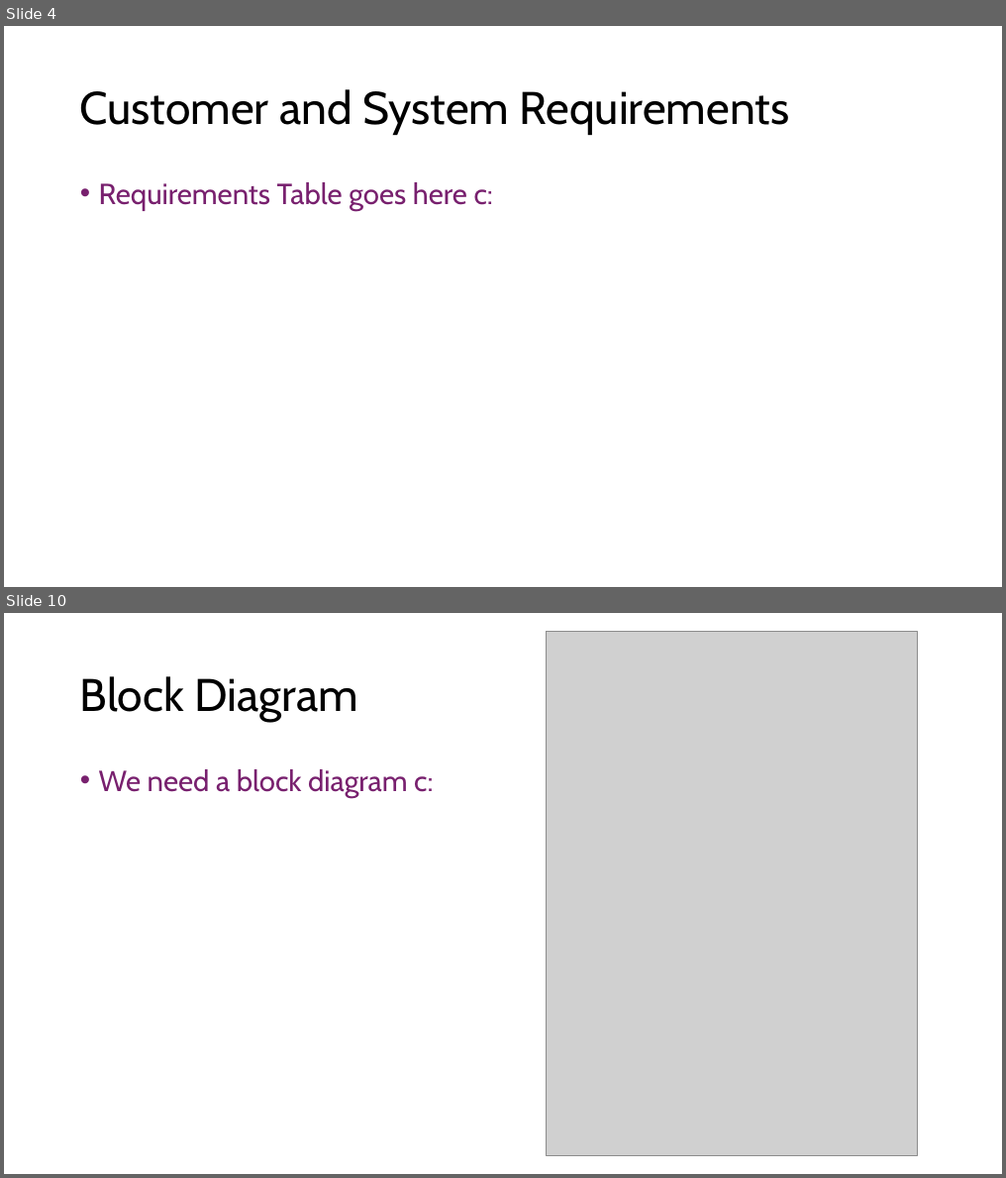
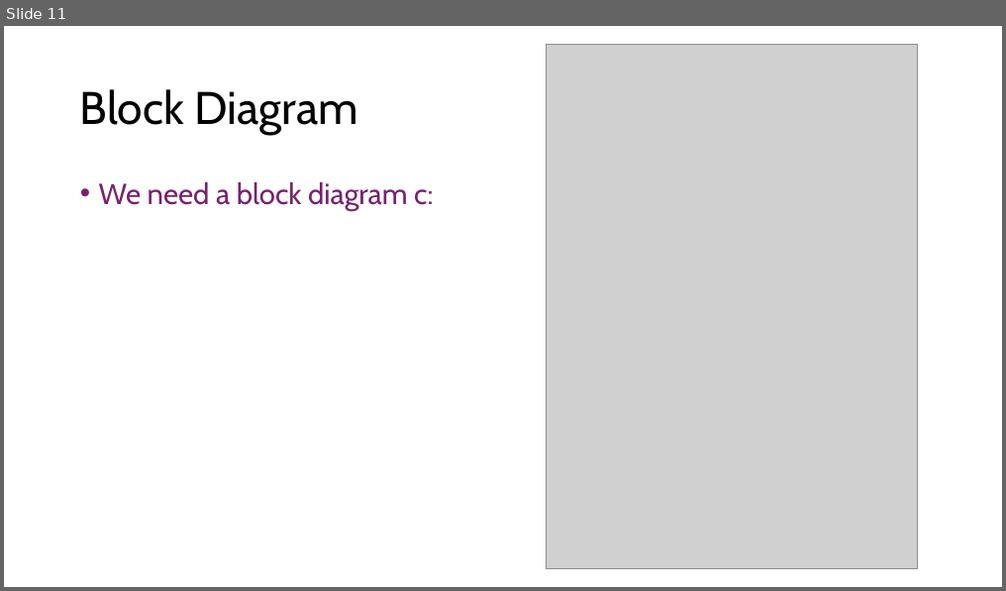
Before and after one commit to Tannyr-Singleterry/ECE590_SeniorDesign, a slide deck: Documents/CDR/CDR_Presentation.pptx. Shown one above the other, each under a label of ours: slides 4 and 10 before the commit, slide 11 after it; the slides between them are not shown. The pictures are 1006x1178 and 1006x591 pixels, drawn with LibreOffice and Linux fonts; fonts in the diff are those of the drawing; grey boxes stand for pictures. Boxes give left, top, right and bottom in pixels: in the first picture for what was removed or moved away, otherwise in the second. Text is boxed around its words. In the diff, an @@ line names an element or a change of style, - is before the commit and + after.

```diff
--- a/Documents/CDR/CDR_Presentation.pptx
+++ b/Documents/CDR/CDR_Presentation.pptx
@@ slide 4 removed at [4, 26, 1002, 587], background #FFFFFF @@
@@ title removed at [80, 89, 790, 135] @@
-Customer and System Requirements
@@ text removed at [99, 182, 493, 211] @@
-• Requirements Table goes here c:
@@ what was slide 10 is now slide 11 @@
```
Also in this commit, not shown: 10 slides changed, 2 slides added, 2 other files.
